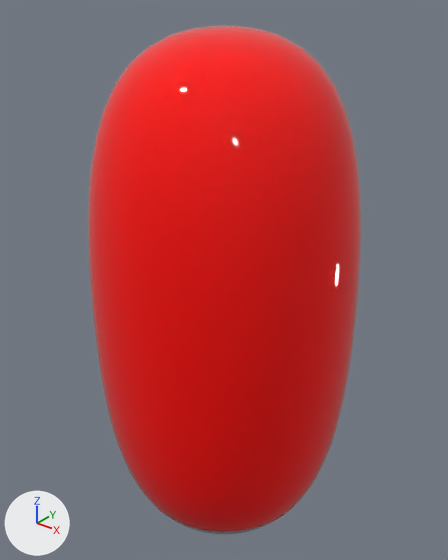
What one commit did to the glTF model lanterna.glb.
Both versions are drawn from a 50 mm camera at (0.663, -0.831, 1.067) aimed at (-0.014, 0.015, 0.543). Arrows for +X, +Y and +Z are at lower left; the lights stay in place. Where no turn or scale is listed for an object, it has been applied to the vertices.

In view in the first picture: 'Body004'.
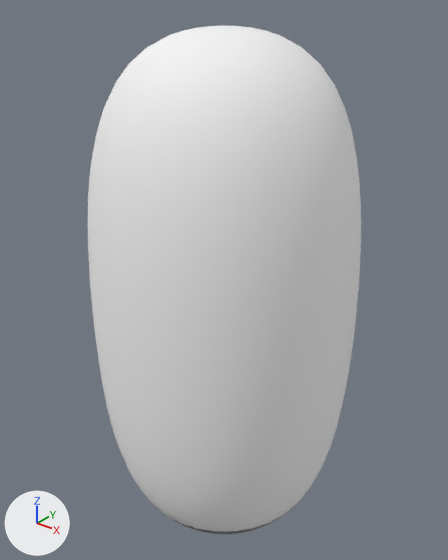
Where the change shows, as pixel boxes (x1, y1, x2, y2) in the pictures (448 x 560 px):
'Body004', recoloured, surface changed, turned (red to white)
    before: (88, 25, 361, 531)
    after: (88, 26, 361, 531)

The change in detail:
Material 'Plastica' (mat_plastica) changes colour from red #ff0000 to white #ffffff; in linear values from (1.0, 0.0, 0.0) to (1.0, 1.0, 1.0).
In material 'Plastica' (mat_plastica), roughness goes from 0.0 to 0.9.
Object 'Body004' (ob_body004) turns from (-90, 0, 0) to (-90, 0, 0) degrees about x, y and z.
